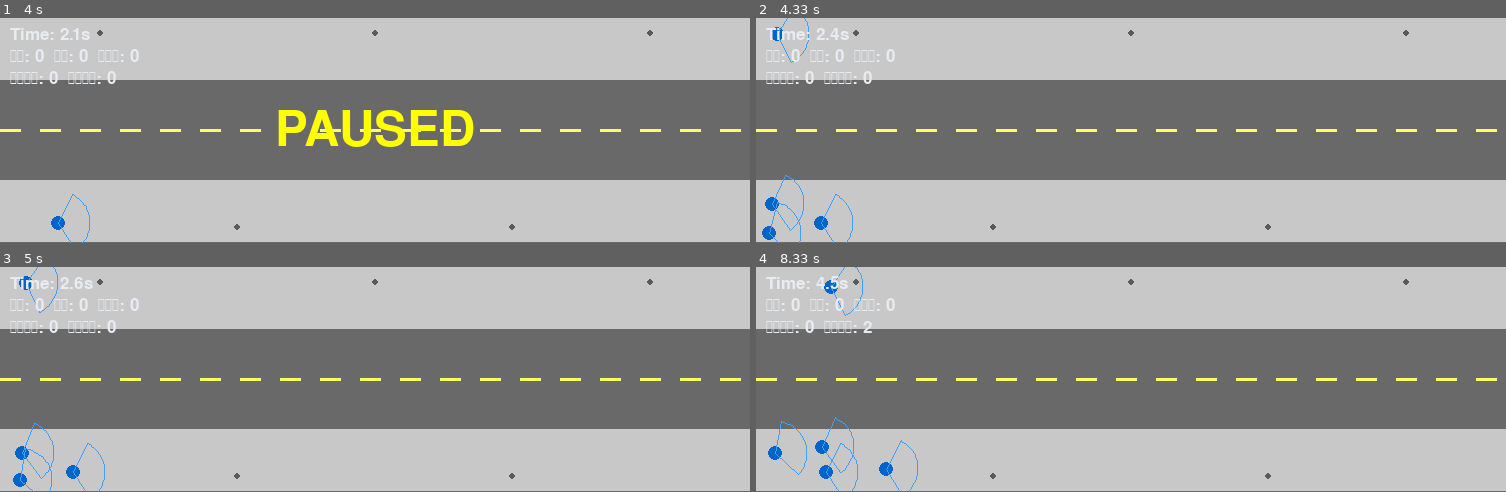
Above: before the commit, frames 1-4 (two rows, left to right).
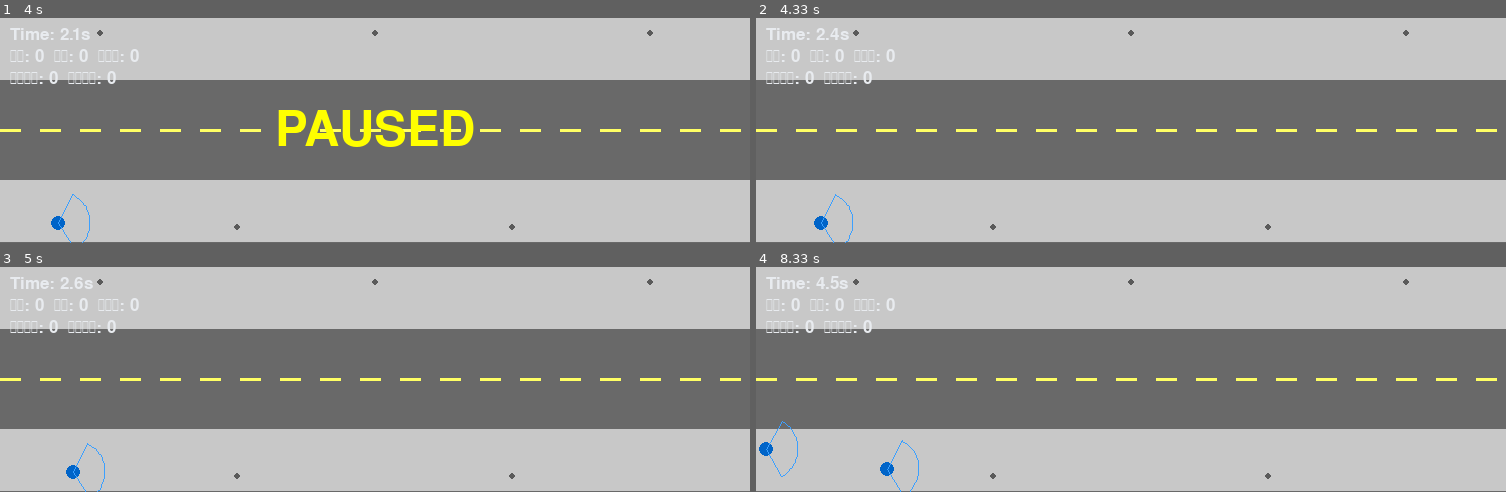
Above: after the commit, the same moments.

Repository: jyouhou291/pygame_simu
Game: pygame game, started from simulation.py
Same seed, same stepped clock (60 frames per second), same inputs: the game is played once before the commit and once after it.
Inputs:
- Up to frame 1 (4 s): tap Space at 0.33, 0.73, 1.03, 1.23, 1.57, 1.87, 2.07, 2.37, 2.63, 2.97, 3.27, 3.4, 3.8 s
- Up to frame 2 (4.33 s): tap Space at 4.1 s
- Up to frame 3 (5 s): tap Space at 4.47, 4.87 s
- Up to frame 4 (8.33 s): tap Space at 5.17, 5.37, 5.67, 5.87, 6.2, 6.5, 6.7, 7, 7.27, 7.6, 7.9, 8.03 s

Frame 1 is identical in both runs. In frame 2, 0.4% of the frame differs, in the area x 0-13%, y 0-100%; in frame 3, 0.4%; in frame 4, 0.8%, in the area x 0-22%, y 0-100%.

Commit message:
v19.1: 渋滞緩和と3D視認性の改善
ユーザーから3D版を見た感想として指摘された3点を修正:

1. 渋滞がひどい問題
   - sim_core.pyに同時存在人数の上限(max_agents、既定8)を追加。上限なしで
     生成し続けると狭い歩道帯で将棋倒し状態になり、個別の危険性の対比が
     見えなくなっていた
   - デフォルトの生成レートを1.0→0.35人/秒に、control_panel.pyのスライダー
     初期値も0.5に変更

2. 3Dにした恩恵が薄い問題
   - カメラをほぼ真上(pitch 50°, dist 24)から、見渡す角度(pitch 24°,
     dist 15)に変更し、奥行きのパースが効くようにした
   - AmbientLight/DirectionalLightを追加
   - 歩行に合わせた上下ゆれ(bobアニメーション)を追加
   - スマホ利用者は頭と胴体を前かがみに傾け、スマホを持つ手元も大きくして
     一目でわかるポーズにした

3. 青/赤の対比が埋もれる問題
   - 1の密度対策により自然に解消（疎らになったことで個々の色・動きが
     追いやすくなった）

実機確認: 128秒で通過17人・衝突30件・柱接触29件・よろめき7件と、密度が
落ち着き個々の歩行者を目視で追える状態になったことをスクリーンショットで確認

Diff:
--- a/control_panel.py
+++ b/control_panel.py
@@ -33,7 +33,7 @@
         self.p_phone_label = ttk.Label(params_frame, text="30.0 %")
         self.p_phone_label.grid(row=0, column=1, columnspan=2, sticky=tk.E)
 
-        self.spawn_rate_var = tk.DoubleVar(value=1.0)
+        self.spawn_rate_var = tk.DoubleVar(value=0.5)
         ttk.Label(params_frame, text="生成レート (人/秒)").grid(row=2, column=0, sticky=tk.W, pady=(10, 2))
         self.spawn_rate_scale = ttk.Scale(params_frame, from_=0.1, to=5.0, orient=tk.HORIZONTAL, variable=self.spawn_rate_var, length=250)
         self.spawn_rate_scale.grid(row=3, column=0, columnspan=3, sticky=(tk.W, tk.E))
--- a/sim_core.py
+++ b/sim_core.py
@@ -114,10 +114,15 @@
     2D(simulation.py)・3D(simulation_3d.py)の両方から継承・利用される。"""
 
     def __init__(self, p_phone: float, spawn_rate: float, seed: Optional[int] = None,
-                 dt: float = 1.0 / 60.0):
+                 dt: float = 1.0 / 60.0, max_agents: int = 8):
         self.config = Config()
         self.p_phone = p_phone
         self.spawn_rate = spawn_rate
+        # 同時存在人数の上限。歩道の帯（幅2.5m x 2本）は狭いため、上限なしで
+        # 生成し続けると密度が破綻して将棋倒し状態になり、「歩きスマホだから
+        # 危険」という個別の対比がかえって見えなくなってしまう。生成レートは
+        # あくまで「上限までの埋まる速さ」を調整するものとして扱う。
+        self.max_agents = max_agents
         self.rng = np.random.default_rng(seed)  # seed未指定なら毎回変化する
         self.dt = dt
         self.sim_time = 0.0
@@ -144,6 +149,8 @@
 
     # -------------------- スポーン（歩道の二方向すれ違い） --------------------
     def spawn_pedestrian(self):
+        if len(self.agents) >= self.max_agents:
+            return
         if self.rng.random() >= self.spawn_rate * self.dt:
             return
         direction = 1 if self.rng.random() < 0.5 else -1
--- a/simulation.py
+++ b/simulation.py
@@ -41,7 +41,8 @@
     """SimulationCore の物理状態を Pygame で描画するだけのラッパー。"""
 
     def __init__(self, args):
-        self.core = SimulationCore(p_phone=args.p_phone, spawn_rate=args.spawn_rate, seed=args.seed)
+        self.core = SimulationCore(p_phone=args.p_phone, spawn_rate=args.spawn_rate, seed=args.seed,
+                                    max_agents=args.max_agents)
         self.speed_multiplier = args.speed
         c = self.core.config
         pygame.init()
@@ -111,9 +112,10 @@
 def main():
     parser = argparse.ArgumentParser()
     parser.add_argument('--p_phone', type=float, default=0.3)
-    parser.add_argument('--spawn_rate', type=float, default=1.0)
+    parser.add_argument('--spawn_rate', type=float, default=0.35)
     parser.add_argument('--speed', type=int, default=1, help='Simulation speed multiplier.')
     parser.add_argument('--seed', type=int, default=None, help='再現したい場合のみ指定。未指定なら毎回変化する。')
+    parser.add_argument('--max_agents', type=int, default=8, help='同時に存在できる歩行者数の上限（渋滞防止）')
     renderer = PygameRenderer(parser.parse_args())
     renderer.run()
 
--- a/simulation_3d.py
+++ b/simulation_3d.py
@@ -20,6 +20,7 @@
 from ursina import (
     Ursina, Entity, Text, Mesh, Vec3, color,
     destroy, time as ursina_time, held_keys, application, camera, window,
+    DirectionalLight, AmbientLight,
 )
 from ursina.models.procedural.cylinder import Cylinder
 
@@ -45,18 +46,24 @@
 
     def __init__(self, agent, config):
         is_phone = agent.phone_user
+        self.is_phone = is_phone
         c = color.rgb32(220, 50, 50) if is_phone else color.rgb32(40, 110, 210)
         self.root = Entity(position=(agent.pos[0], 0, agent.pos[1]))
-        self.body = Entity(parent=self.root,
+        # 胴体・頭は別Entityにまとめ、歩行の上下ゆれ(bob)をここに掛ける
+        self.torso = Entity(parent=self.root, position=(0, 0, 0))
+        self.body = Entity(parent=self.torso,
                             model=Cylinder(resolution=8, radius=config.AGENT_RADIUS_M * 0.8, height=1.1),
-                            color=c, position=(0, 0.0, 0))
-        self.head = Entity(parent=self.root, model='sphere', color=c,
-                            scale=config.AGENT_RADIUS_M * 1.3, position=(0, 1.25, 0))
+                            color=c, position=(0, 0.0, 0),
+                            rotation_x=12 if is_phone else 0)  # スマホ利用者は少し前かがみ
+        self.head = Entity(parent=self.torso, model='sphere', color=c,
+                            scale=config.AGENT_RADIUS_M * 1.3, position=(0, 1.25, 0),
+                            rotation_x=28 if is_phone else 0)  # スマホ利用者は俯く
         if is_phone:
-            # スマホを持つ手元を表す小さな白い板
-            self.phone = Entity(parent=self.root, model='cube', color=color.white,
-                                 scale=(0.12, 0.2, 0.03), position=(0.25, 0.9, 0.25),
-                                 rotation=(20, -30, 0))
+            # スマホを持つ手元（前かがみのポーズに合わせてやや大きめ・前方に）
+            self.phone = Entity(parent=self.torso, model='cube', color=color.white,
+                                 scale=(0.18, 0.28, 0.03), position=(0.22, 1.0, 0.32),
+                                 rotation=(35, -25, 0))
+        self.phase = agent.id * 1.7  # 個体差をつけて全員同期しないようにする
         fov_angle = 90.0 if is_phone else 120.0
         fov_radius = 1.6 if is_phone else 3.2
         fov_alpha = 130 if is_phone else 28
@@ -72,6 +79,9 @@
         if speed > 0.1:
             yaw = math.degrees(math.atan2(agent.vel[0], agent.vel[1]))
             self.root.rotation_y = yaw
+        # 歩行の上下ゆれ（速度に応じて周期が変わる、簡易的な"歩いている感"の演出）
+        self.phase += speed * ursina_time.dt * 5.0
+        self.torso.y = abs(math.sin(self.phase)) * 0.05
         self.fov.enabled = not in_lapse
         self.lapse_dot.enabled = in_lapse
 
@@ -163,12 +173,14 @@
 def main():
     parser = argparse.ArgumentParser()
     parser.add_argument('--p_phone', type=float, default=0.3)
-    parser.add_argument('--spawn_rate', type=float, default=1.0)
+    parser.add_argument('--spawn_rate', type=float, default=0.35)
     parser.add_argument('--speed', type=int, default=1)
     parser.add_argument('--seed', type=int, default=None)
+    parser.add_argument('--max_agents', type=int, default=8, help='同時に存在できる歩行者数の上限（渋滞防止）')
     args = parser.parse_args()
 
-    core = SimulationCore(p_phone=args.p_phone, spawn_rate=args.spawn_rate, seed=args.seed)
+    core = SimulationCore(p_phone=args.p_phone, spawn_rate=args.spawn_rate, seed=args.seed,
+                           max_agents=args.max_agents)
     speed_multiplier = args.speed
 
     app = Ursina(title="歩きスマホ行動シミュレーション（3D）", borderless=False)
@@ -176,10 +188,12 @@
 
     build_scene(core)
 
+    AmbientLight(color=color.rgba32(140, 140, 150, 255))
+    sun = DirectionalLight()
+    sun.look_at(Vec3(1, -2, 1))
+
     W, H = core.config.WIDTH_M, core.config.TOTAL_HEIGHT_M
     cam_target = Vec3(W / 2, 0, H / 2)
-    camera.position = (W / 2, 16, -8)
-    camera.look_at(cam_target)
 
     views = {}  # agent.id -> AgentView
     markers = []
@@ -197,7 +211,9 @@
             f"[←→:回転 ↑↓:見下ろす角度 +/-:ズーム Space:一時停止 Q:終了]"
         )
 
-    cam_state = {"yaw": -18.0, "pitch": 50.0, "dist": 24.0}
+    # 真上に近い急角度だと2D版と印象が変わらず立体感が出ないため、もっと
+    # 低く近い「見渡す」構図をデフォルトにする（矢印キー/ズームで調整可）
+    cam_state = {"yaw": -12.0, "pitch": 24.0, "dist": 15.0}
 
     def apply_camera():
         yaw = math.radians(cam_state["yaw"])
